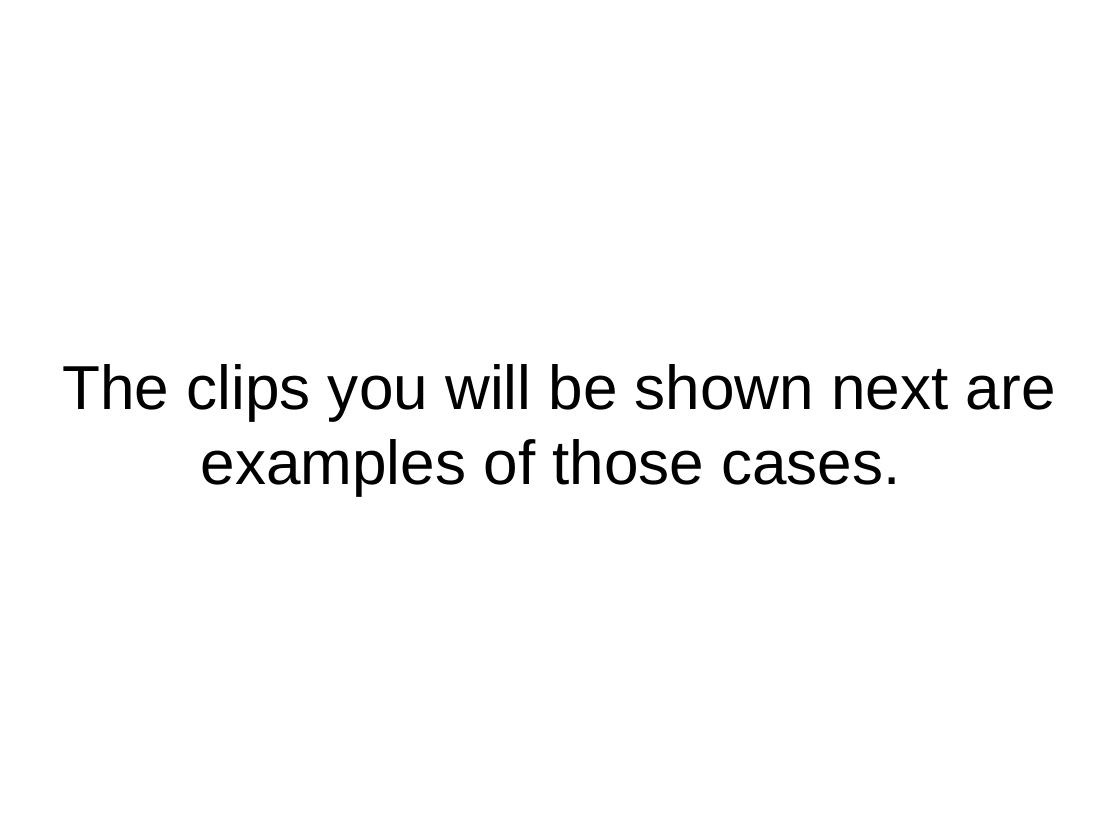
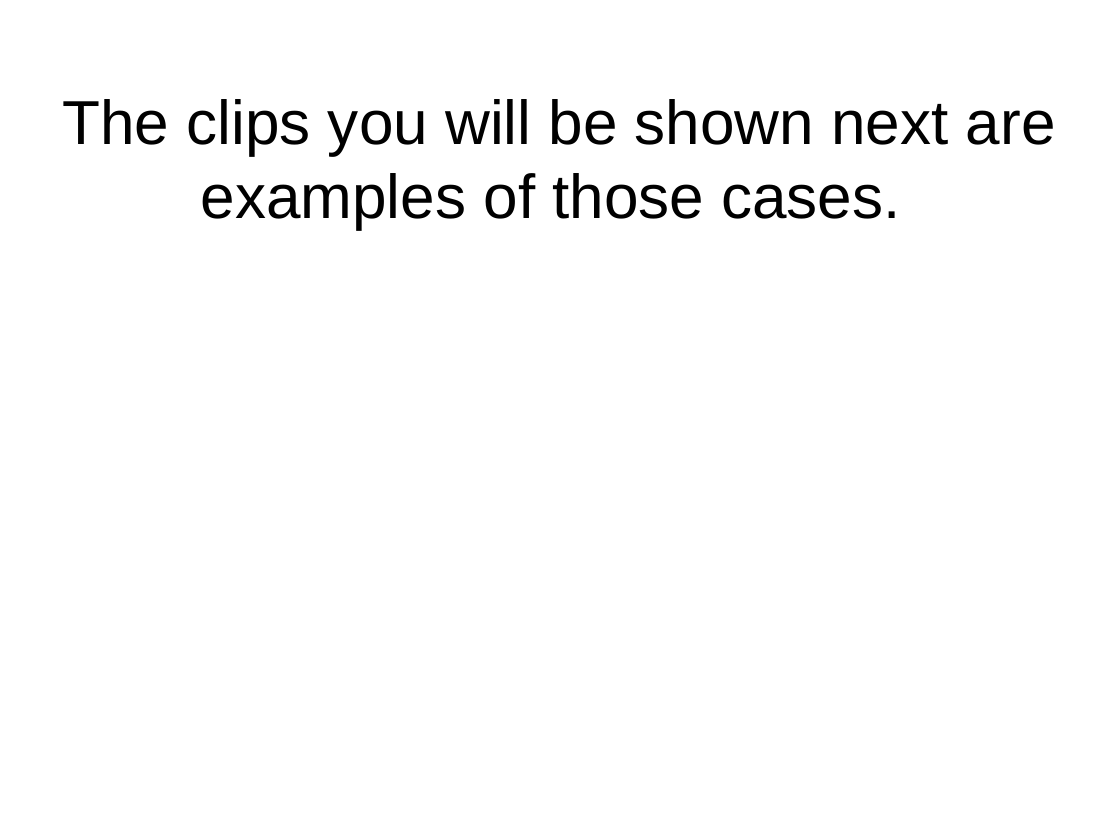
Before and after one commit to flxsosa/MoralDynamics, a slide deck: slide 10 of experiment_template/experiment_slides.odp. Drawn at 1120x840 pixels with LibreOffice and Linux fonts; fonts in the diff are those of the drawing. Boxes give left, top, right and bottom in pixels: in the first picture for what was removed or moved away, otherwise in the second. Text is boxed around its words. In the diff, an @@ line names an element or a change of style, - is before the commit and + after.

```diff
--- a/experiment_template/experiment_slides.odp
+++ b/experiment_template/experiment_slides.odp
@@ title "The clips you will be ..." at <box>63,99,1056,229</box>: vertical alignment middle to top @@
```
Also in this commit, not shown: 7 other slides changed, 14 other files.
